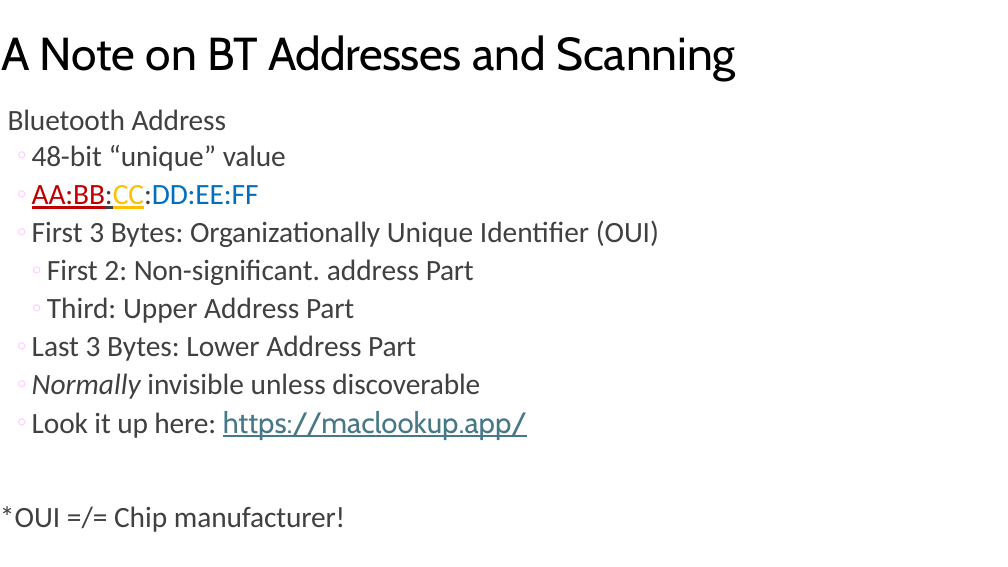
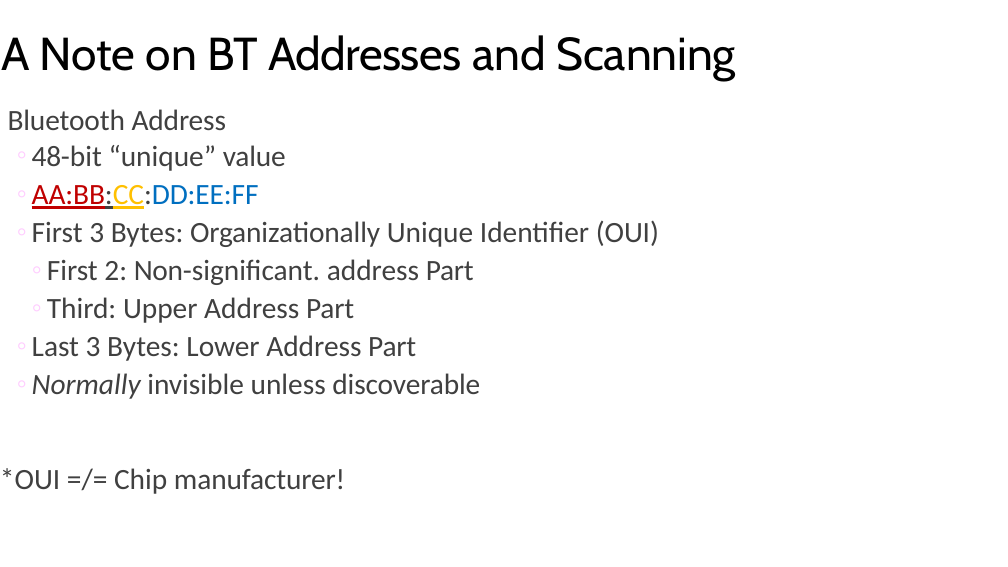
Before and after one commit to nprobert/AutoISAC-ACT-AdvWireless, a slide deck: slide 8 of 2 ACT AW - Bluetooth.pptx. Drawn at 1008x567 pixels with LibreOffice and Linux fonts; fonts in the diff are those of the drawing. Boxes give left, top, right and bottom in pixels: in the first picture for what was removed or moved away, otherwise in the second. Text is boxed around its words. In the diff, an @@ line names an element or a change of style, - is before the commit and + after.

```diff
--- a/2 ACT AW - Bluetooth.pptx
+++ b/2 ACT AW - Bluetooth.pptx
@@ text at (32, 411, 527, 440): paragraph removed @@
-◦ Look it up here: https://maclookup.app/
```
Also in this commit, not shown: 4 other slides changed, 13 slides added, 8 other files.
